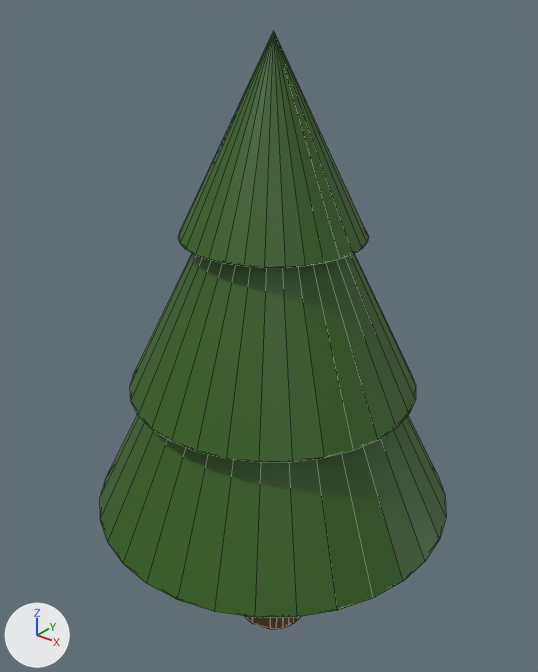
The glTF model assets/models/tree/harmless_tree.glb, before and after one commit.
One viewpoint serves both versions: a 50 mm camera at (2.32, -2.94, 3.85) aimed at (-0.07, 0.05, 1.99). Every picture has the same lights, and +X, +Y and +Z are marked at lower left. Mesh edges are drawn as thin lines. Where no turn or scale is listed for an object, it has been applied to the vertices. Vertices at the same position are counted once.
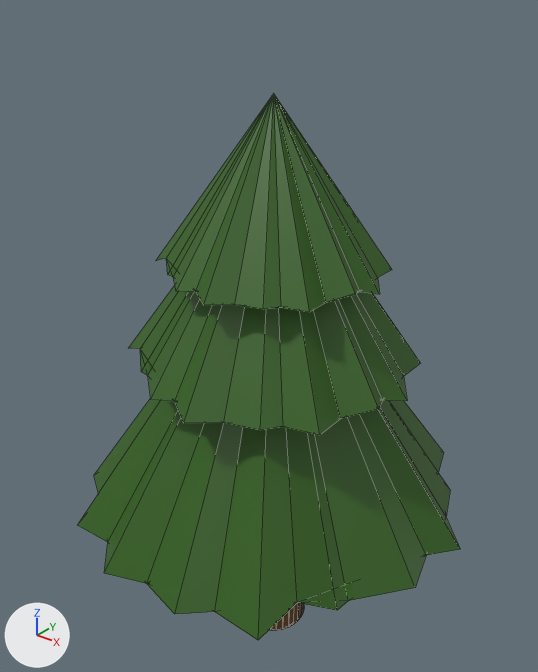
What changed in the scene script:
```text
Add mat_material_005:
    mat_material_005 = principled_material('Material.005')
    mat_material_005.base_color = (0.0315, 0.119, 0.00895)  # dark green #326118
Add mat_material_004:
    mat_material_004 = principled_material('Material.004')
    mat_material_004.base_color = (0.0315, 0.119, 0.00895)  # dark green #326118
Change me_cone:
    used by ob_cone; location = (0.0, 0.0, 2.05)
    remove me_cone.from_pydata(...)  # 33 vertices, 62 faces; spans x -1.05..1.05, y -1.05..1.05, z -1.05..1.05
    add me_cone.from_pydata(...)  # 33 vertices, 62 faces; spans x -1.1..1.16, y -1.14..1.17, z -1.11..0.59
    me_cone part 3
    9 vertices are removed from x -1.03..1.03, y -1.03..1.03, z -1.05
    48 faces are deleted
    10 vertices move from x -1.03..1.05, y -1.03..1.03, z -1.05..1.05 to x -1.1..1.1, y -1.14..1.17, z -1.05..0.59
    9 vertices are added at x -1.08..1.16, y -1.11..1.13, z -1.11..-0.95
    48 new faces join them
Change me_cone_001:
    used by ob_cone_001; location = (0.0, 0.0, 2.565); scale = (0.811, 0.811, 0.811)
    remove me_cone_001.from_pydata(...)  # 33 vertices, 62 faces; spans x -1.0..1.0, y -1.0..1.0, z -1.0..1.0
    remove me_cone_001.materials.append(mat_material_001)  # dark green #326118
    add me_cone_001.from_pydata(...)  # 33 vertices, 62 faces; spans x -1.05..1.1, y -1.09..1.11, z -1.06..0.56
    me_cone_001 part 1
    9 vertices are removed from x -0.98..0.98, y -0.98..0.98, z -1.0
    48 faces are deleted
    10 vertices move from x -0.98..1.0, y -0.98..0.98, z -1.0..1.0 to x -1.05..1.05, y -1.09..1.11, z -1.0..0.56
    9 vertices are added at x -1.03..1.1, y -1.05..1.07, z -1.06..-0.91
    48 new faces join them
    add me_cone_001.materials.append(mat_material_004)  # dark green #326118
Change me_cone_002:
    used by ob_cone_002; location = (0.0, 0.0, 3.117); scale = (0.495, 0.495, 0.495)
    remove me_cone_002.from_pydata(...)  # 33 vertices, 62 faces; spans x -1.0..1.0, y -1.0..1.0, z -1.0..1.0
    remove me_cone_002.materials.append(mat_material_001)  # dark green #326118
    add me_cone_002.from_pydata(...)  # 33 vertices, 62 faces; spans x -1.05..1.1, y -1.09..1.11, z -1.06..0.56
    me_cone_002 part 2
    9 vertices are removed from x -0.98..0.98, y -0.98..0.98, z -1.0
    48 faces are deleted
    10 vertices move from x -0.98..1.0, y -0.98..0.98, z -1.0..1.0 to x -1.05..1.05, y -1.09..1.11, z -1.0..0.56
    9 vertices are added at x -1.03..1.1, y -1.05..1.07, z -1.06..-0.91
    48 new faces join them
    add me_cone_002.materials.append(mat_material_005)  # dark green #326118
Change ob_cylinder:
    ob_cylinder.location: (0.001, 0.002, 1.569) -> (0.001, 0.002, 1.251)
    ob_cylinder.scale: (0.213, 0.213, 1.55) -> (0.213, 0.213, 1.25)
Change ob_cone_001:
    ob_cone_001.location: (0.0, 0.0, 2.565) -> (0.0, 0.0, 2.647)
    ob_cone_001.rotation_euler: (0.0, 0.0, 0.0) -> (0.0, 0.0, -1.621)  # degrees (0, 0, 0) -> degrees (0, 0, -93)
    ob_cone_001.scale: (0.811, 0.811, 0.811) -> (0.74, 0.74, 0.74)
Change ob_cone_002:
    ob_cone_002.location: (0.0, 0.0, 3.117) -> (0.0, 0.0, 3.015)
    ob_cone_002.rotation_euler: (0.0, 0.0, 0.0) -> (0.0, 0.0, -1.621)  # degrees (0, 0, 0) -> degrees (0, 0, -93)
    ob_cone_002.scale: (0.495, 0.495, 0.495) -> (0.564, 0.564, 0.564)
```

Boxes [x1, y1, x2, y2] around the edits, measured in the pictures (538 x 672 px):
'Cone', reshaped: before [100, 414, 446, 618]; after [78, 399, 460, 640]
'Cone.001', reshaped, moved, turned, rescaled: before [130, 253, 416, 462]; after [129, 285, 420, 435]
'Cone.002', reshaped, moved, turned, rescaled: before [178, 31, 368, 268]; after [157, 93, 392, 312]
'Cylinder', moved, rescaled: before [245, 616, 300, 629]; after [270, 603, 304, 631]
